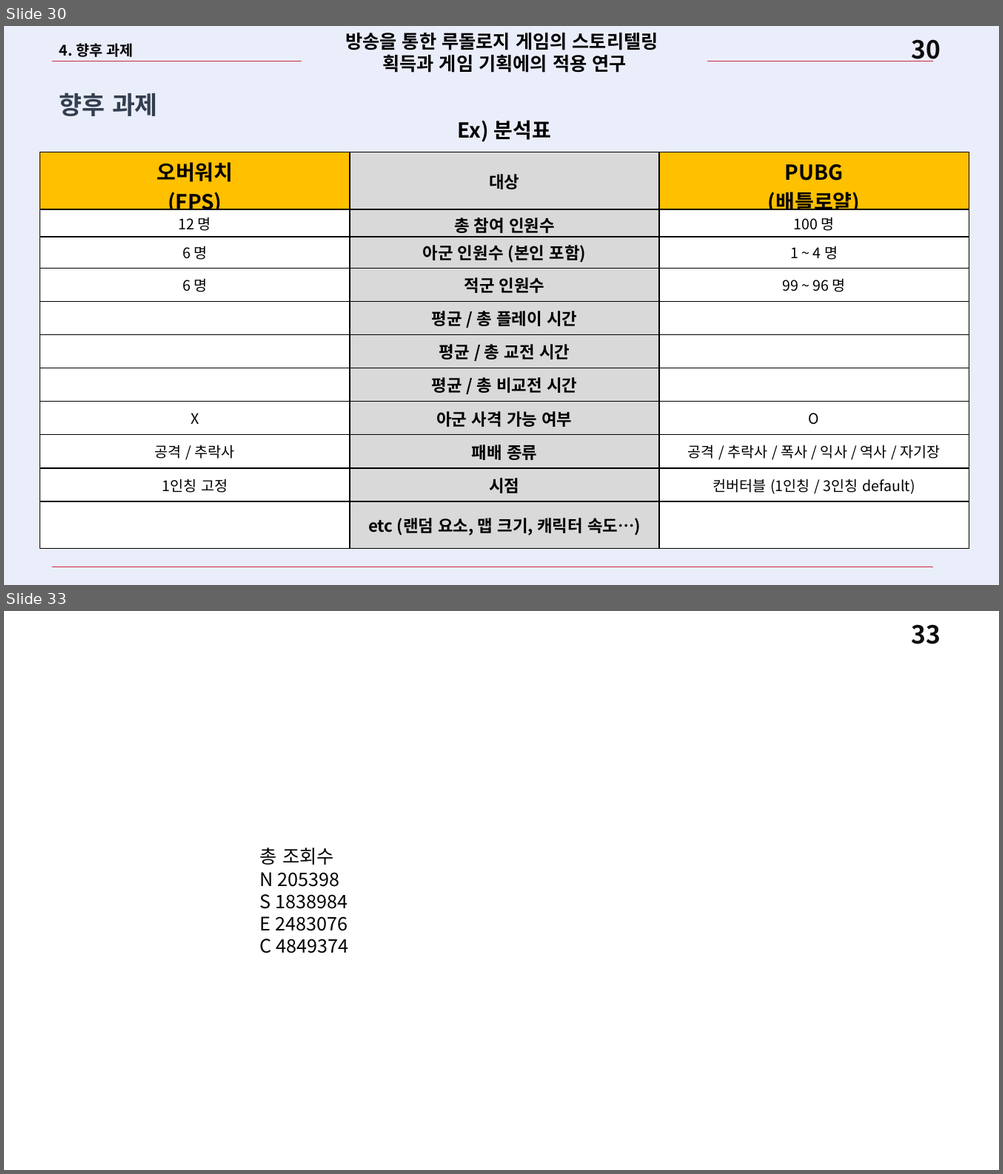
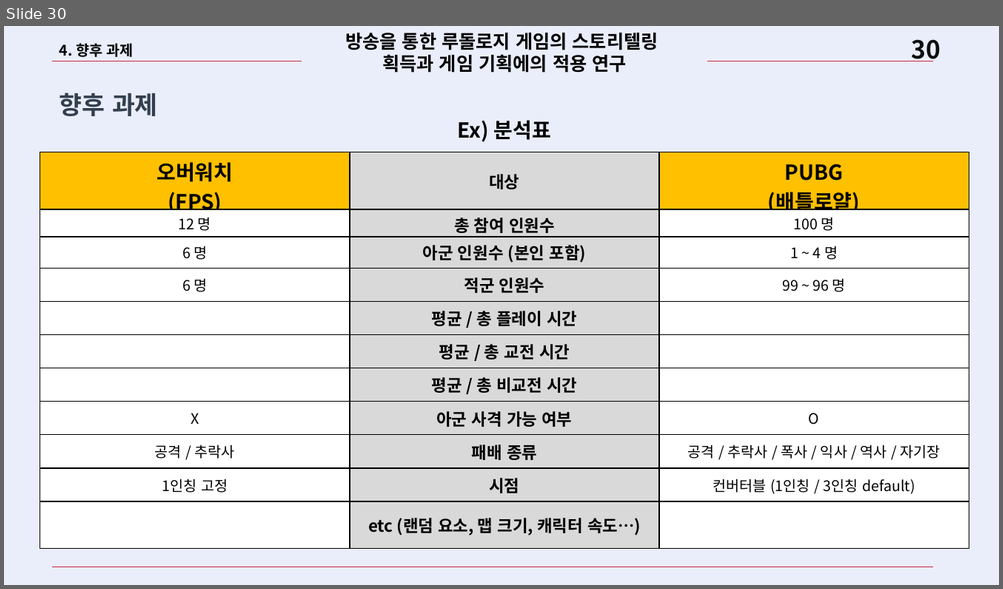
Before and after one commit to Bumizi/Thesis, a slide deck: 하계특훈 발표/200724_하계특훈_2014180011_김영범.pptx. Shown one above the other, each under a label of ours: slides 30 and 33 before the commit, slide 30 after it; the slides between them are not shown. The pictures are 1003x1174 and 1003x589 pixels, drawn with LibreOffice and Linux fonts; fonts in the diff are those of the drawing. Boxes give left, top, right and bottom in pixels: in the first picture for what was removed or moved away, otherwise in the second. Text is boxed around its words. In the diff, an @@ line names an element or a change of style, - is before the commit and + after.

```diff
--- a/하계특훈 발표/200724_하계특훈_2014180011_김영범.pptx
+++ b/하계특훈 발표/200724_하계특훈_2014180011_김영범.pptx
@@ slide 33 removed at (4, 611, 999, 1170), background #FFFFFF; not listed: 1 template element that a slide beside it also shows @@
@@ text removed at (260, 848, 349, 954) @@
-총 조회수
-N 205398
-S 1838984
-E 2483076
-C 4849374
```
Also in this commit, not shown: 13 slides changed, 9 other files.
